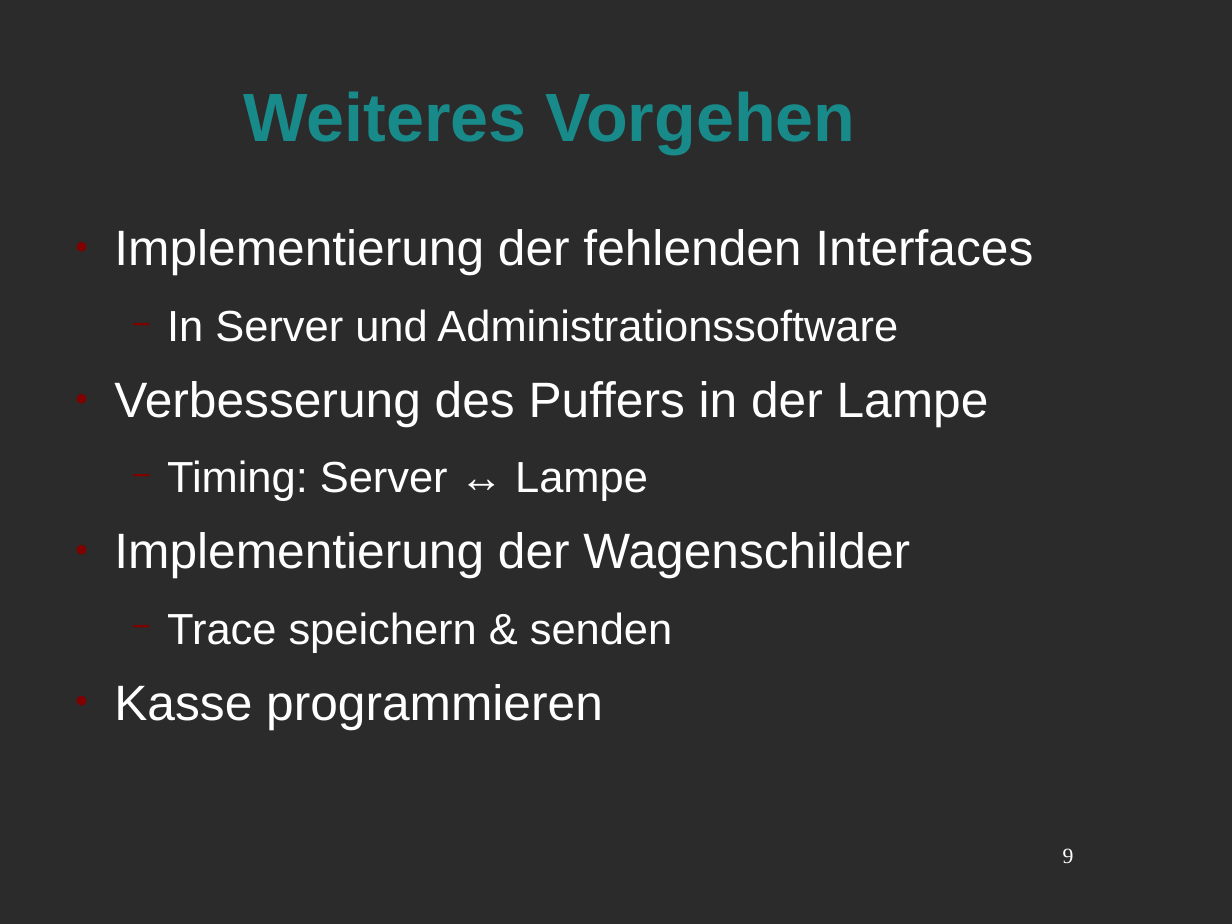
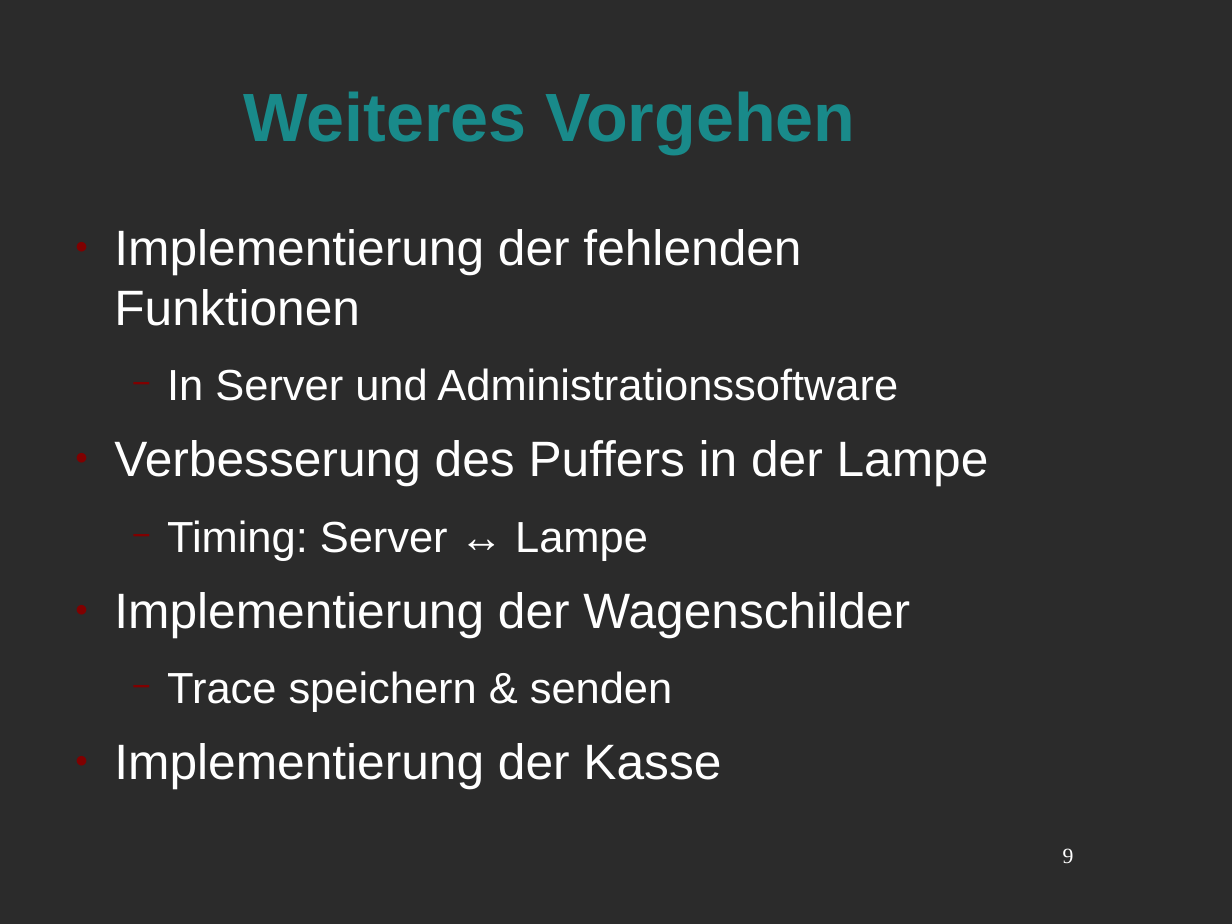
Before and after one commit to Niondir/rika-led, a slide deck: slide 9 of präsentation 2/zwischenergebisse.odp. Drawn at 1232x924 pixels with LibreOffice and Linux fonts; fonts in the diff are those of the drawing; background and template pictures are left out; a plain dark background stands for a picture behind light text. Boxes give left, top, right and bottom in pixels: in the first picture for what was removed or moved away, otherwise in the second. Text is boxed around its words. In the diff, an @@ line names an element or a change of style, - is before the commit and + after.

```diff
--- a/präsentation 2/zwischenergebisse.odp
+++ b/präsentation 2/zwischenergebisse.odp
@@ text at (114,229,801,326): text changed @@
-● Implementierung der fehlenden Interfaces
+● Implementierung der fehlenden Funktionen
@@ text at (114,743,721,789): text changed @@
-● Kasse programmieren
+● Implementierung der Kasse
```
Also in this commit, not shown: 7 other slides changed, 1 slide added, 1 slide removed, 6 other files.
